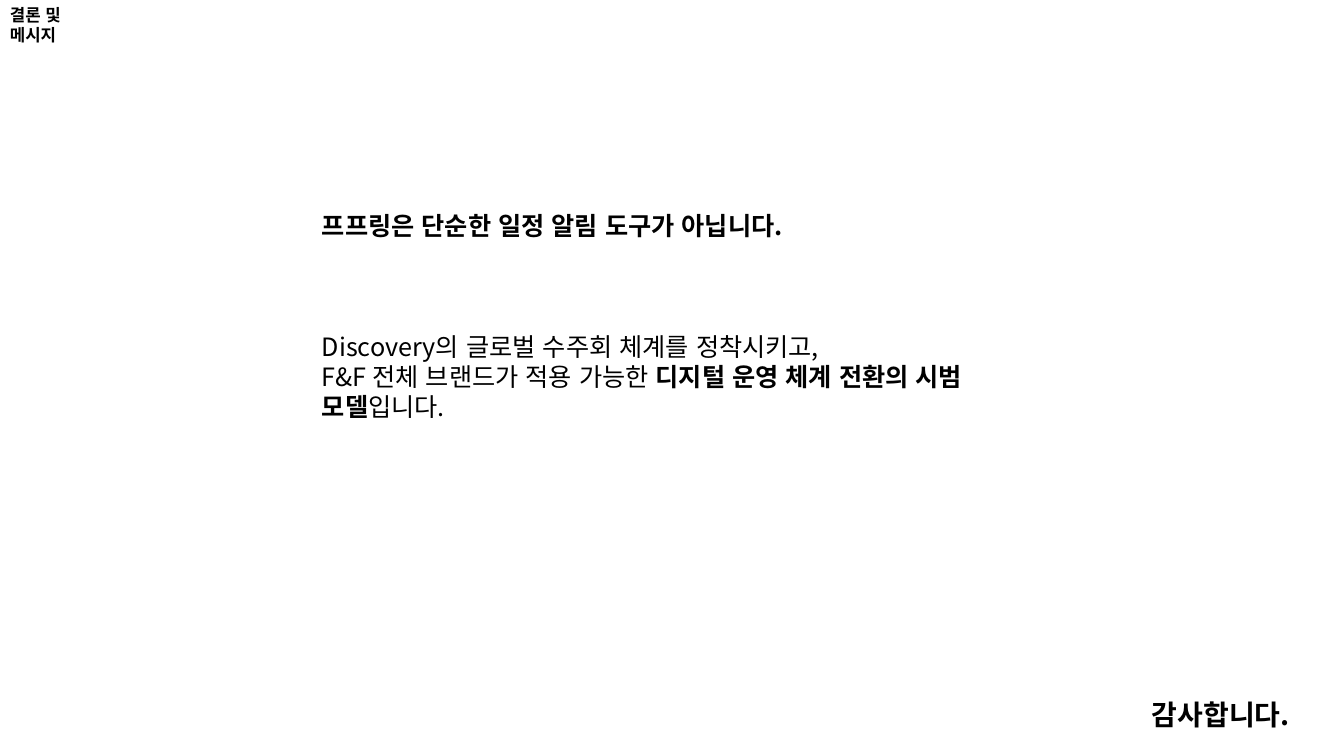
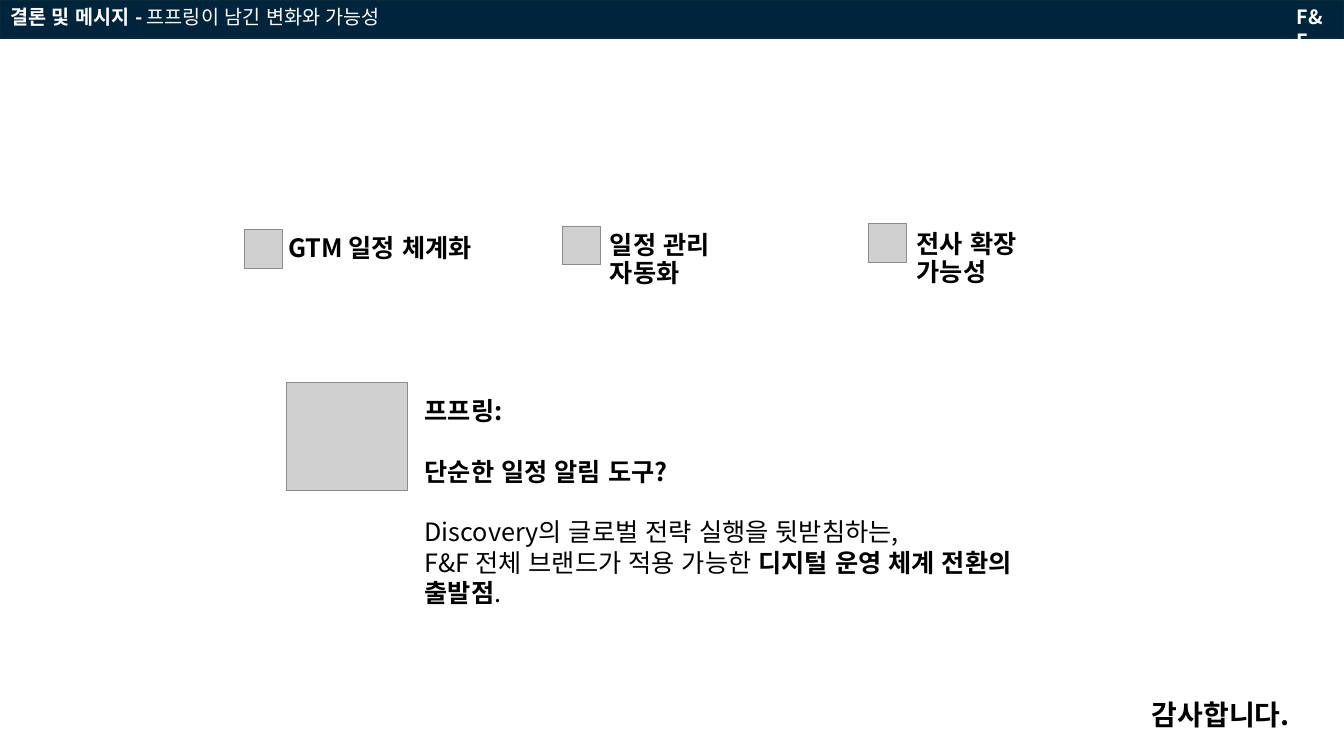
Before and after one commit to guangyean/gtm-alert-bot, a slide deck: slide 10 of 프프링🔔.pptx. Drawn at 1344x756 pixels with LibreOffice and Linux fonts; fonts in the diff are those of the drawing; grey boxes stand for pictures. Boxes give left, top, right and bottom in pixels: in the first picture for what was removed or moved away, otherwise in the second. Text is boxed around its words. In the diff, an @@ line names an element or a change of style, - is before the commit and + after.

```diff
--- a/프프링🔔.pptx
+++ b/프프링🔔.pptx
@@ rectangle added at [0,0,1344,38], fill #01243D, outline #092A39 1.5 pt @@
@@ text at [10,7,380,26]: text changed; size 12 to 14 pt; text colour #000000 to #FFFFFF; bold off @@
-결론 및 메시지
+결론 및 메시지 - 프프링이 남긴 변화와 가능성
@@ text added at [1297,9,1323,39], 14 pt, text #FFFFFF, bold @@
+F&F
@@ group added at [244,224,1016,285]: 3 texts, 3 pictures @@
+GTM 일정 체계화
+일정 관리 자동화
+전사 확장 가능성
@@ picture added at [286,383,408,491] @@
@@ text at [425,399,1012,575]: text changed @@
-프프링은 단순한 일정 알림 도구가 아닙니다.
-Discovery의 글로벌 수주회 체계를 정착시키고,
-F&F 전체 브랜드가 적용 가능한 디지털 운영 체계 전환의 시범 모델입니다.
+프프링:
+단순한 일정 알림 도구?
+Discovery의 글로벌 전략 실행을 뒷받침하는,
+F&F 전체 브랜드가 적용 가능한 디지털 운영 체계 전환의 출발점.
```
Also in this commit, not shown: 8 other slides changed, 2 slides added, 1 slide removed, 6 other files.
